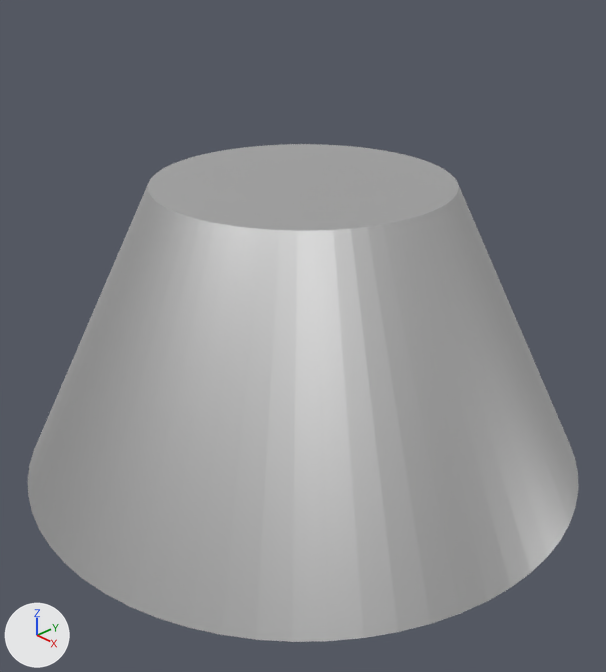
Two versions of the Blender file 3D/tuplik.blend, one commit apart.
One viewpoint serves both versions: a camera (50 mm lens) standing at (0.0391, -0.0368, 0.025) and looking at (0.0015, -0.0015, -0.0003). The lights are fixed; the arrows at lower left show +X, +Y and +Z.
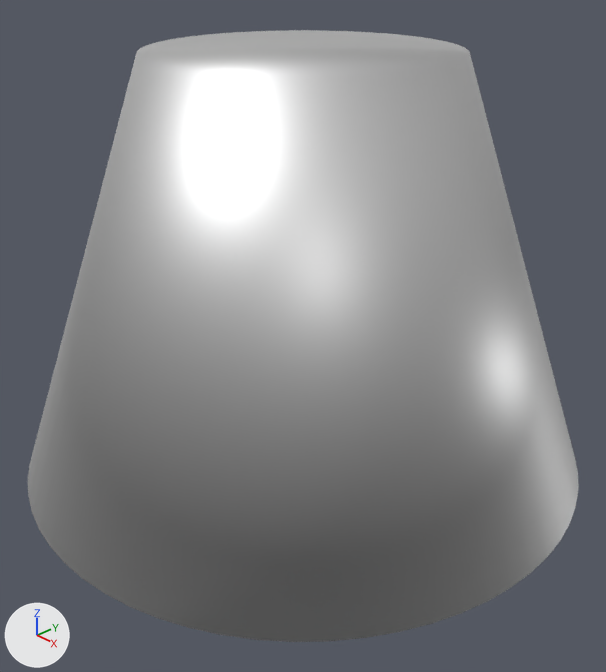
The newer file is also turned or shifted as a whole; pictures and numbers use the older file's frame.

Changed parts and their boxes (x1, y1, x2, y2) in the pictures (606 x 672 px):
```json
{"object": "Cone", "change": "shading changed, moved, rescaled", "before": [28, 144, 578, 642], "after": [28, 30, 578, 642], "on screen": "23% taller"}
```

The change, as JSON lines over the scene's bpy script:
```json
{"block": "me_cone", "where": "me_cone.from_pydata(...)  # 128 vertices, 66 faces; spans x -0.02..0.02, y -0.02..0.02, z -0.01..0.01"}
{"block": "me_cone", "where": "# used by ob_cone; location = (0.0, 0.0, 0.0)"}
{"block": "me_cone", "change": "me_cone part 1: all faces are now shaded smooth (66 of 66 changed)"}
{"op": "set", "path": "ob_cone.location", "old": "(0.0, 0.0, 0.0)", "new": "(0.0, 0.0, 0.00408)"}
{"op": "set", "path": "ob_cone.scale", "old": "(1.0, 1.0, 1.0)", "new": "(1.0, 1.0, 1.41)"}
```
